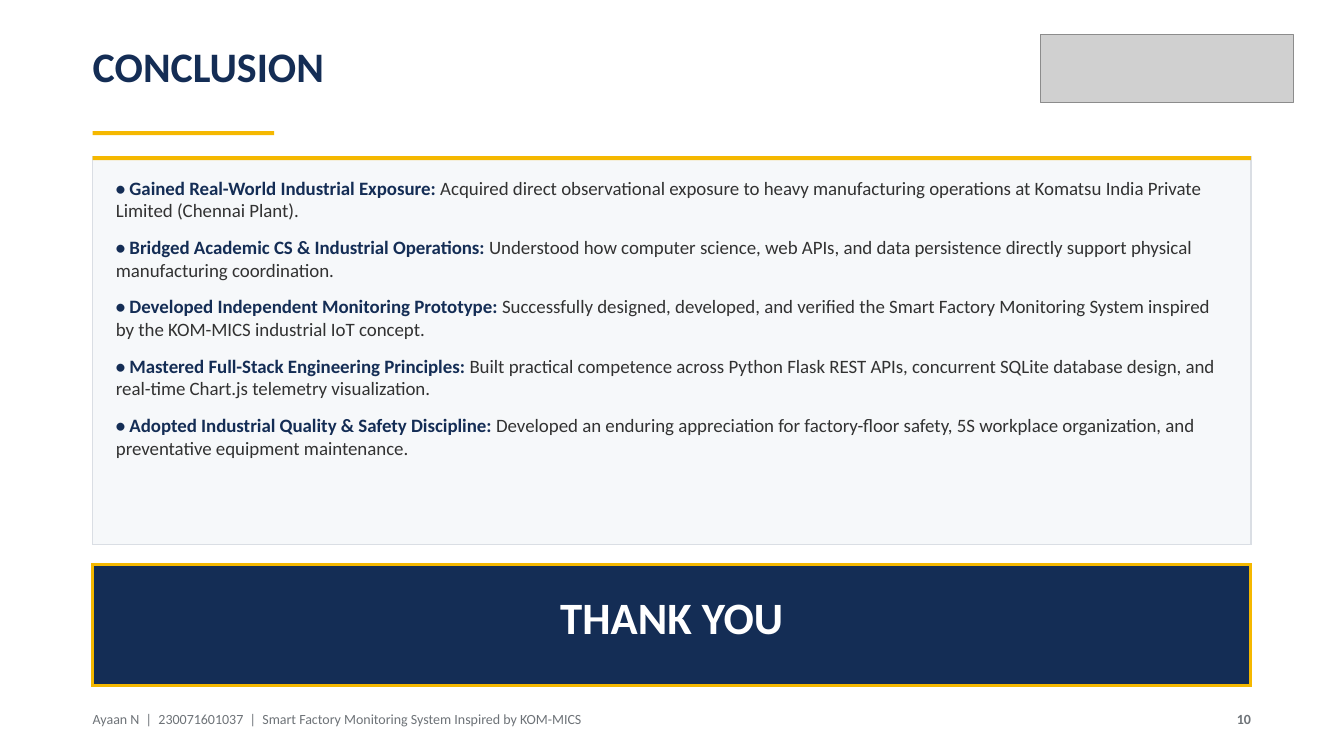
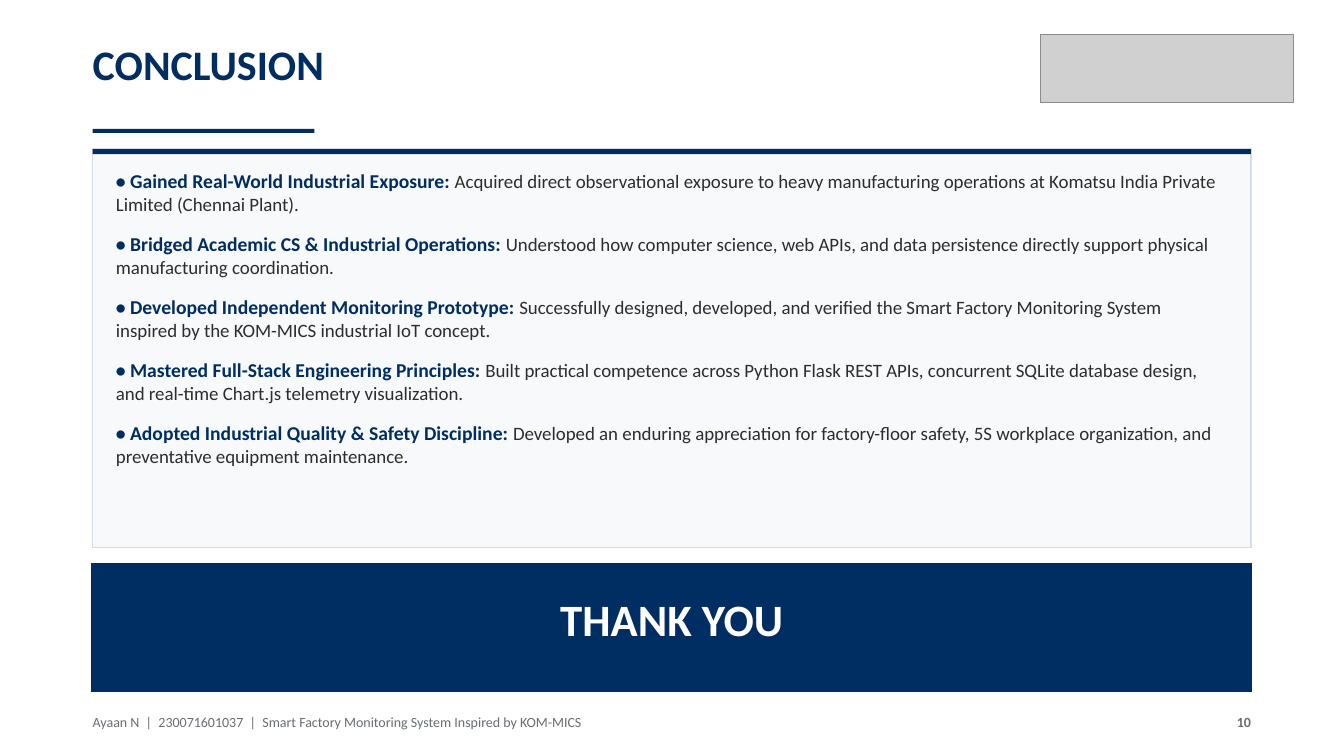
Before and after one commit to ayaan0405/KOM-MICS-Smart-Factory-Monitoring, a slide deck: slide 10 of Ayaan_Internship_Presentation.pptx. Drawn at 1344x756 pixels with LibreOffice and Linux fonts; fonts in the diff are those of the drawing; grey boxes stand for pictures. Boxes give left, top, right and bottom in pixels: in the first picture for what was removed or moved away, otherwise in the second. Text is boxed around its words. In the diff, an @@ line names an element or a change of style, - is before the commit and + after.

Commit message:
Apply user feedback: change all yellows to Komatsu Blue, remove awkward logo, enlarge fonts to eliminate empty space across all cards

```diff
--- a/Ayaan_Internship_Presentation.pptx
+++ b/Ayaan_Internship_Presentation.pptx
@@ text "CONCLUSION" at (93,52,324,81): text colour #142D55 to #002D62 @@
@@ rectangle: place and size @@
-rectangle at (93,156,1251,544)
+rectangle at (93,149,1251,547)
@@ rectangle at (93,149,1251,547): fill #F6F8FA to #F8F9FB; outline #DADEE4 1 pt to #D7DCE4 1 pt @@
@@ rectangle: place and size @@
-rectangle at (93,156,1251,160)
+rectangle at (93,149,1251,154)
@@ rectangle at (93,149,1251,154): fill #F5B800 to #002D62 @@
@@ rectangle at (93,129,315,133): fill #F5B800 to #002D62 @@
@@ rectangle: place and size @@
-rectangle at (93,131,274,135)
+rectangle at (93,129,315,133)
@@ text "• Gained Real-World Industrial Exposure: ...": place and size @@
-text "• Gained Real-World Industrial Exposure: ..." at (116,181,1215,458)
+text "• Gained Real-World Industrial Exposure: ..." at (116,174,1215,466)
@@ text "• Gained Real-World Industrial Exposure: ..." at (116,174,1215,466): size 13.5 to 14 pt, text colour #142D55 to #002D62 in "• Gained Real-World Industrial Exposure:", "• Bridged Academic CS & Industrial Operations:", "• Developed Independent Monitoring Prototype:", "• Mastered Full-Stack Engineering Principles:" and 1 more places; text colour #323232 to #2D2D2D in "Acquired direct observational exposure to heavy manufacturin ...", "Understood how computer science, web APIs, and ...", "Successfully designed, developed, and verified the Smart ...", "Built practical competence across Python Flask REST ..." and 1 more places; more space between paragraphs @@
@@ rectangle: place and size @@
-rectangle at (93,565,1251,686)
+rectangle at (93,565,1251,691)
@@ rectangle at (93,565,1251,691): fill #142D55 to #002D62; outline #F5B800 2 pt to #002D62 2 pt @@
@@ text "Ayaan N | 230071601037 | ..." at (93,717,581,730): text colour #6E7378 to #696E73 @@
@@ text "10" at (1237,718,1251,727): text colour #6E7378 to #696E73 @@
```
Also in this commit, not shown: 9 other slides changed, 11 other files.
